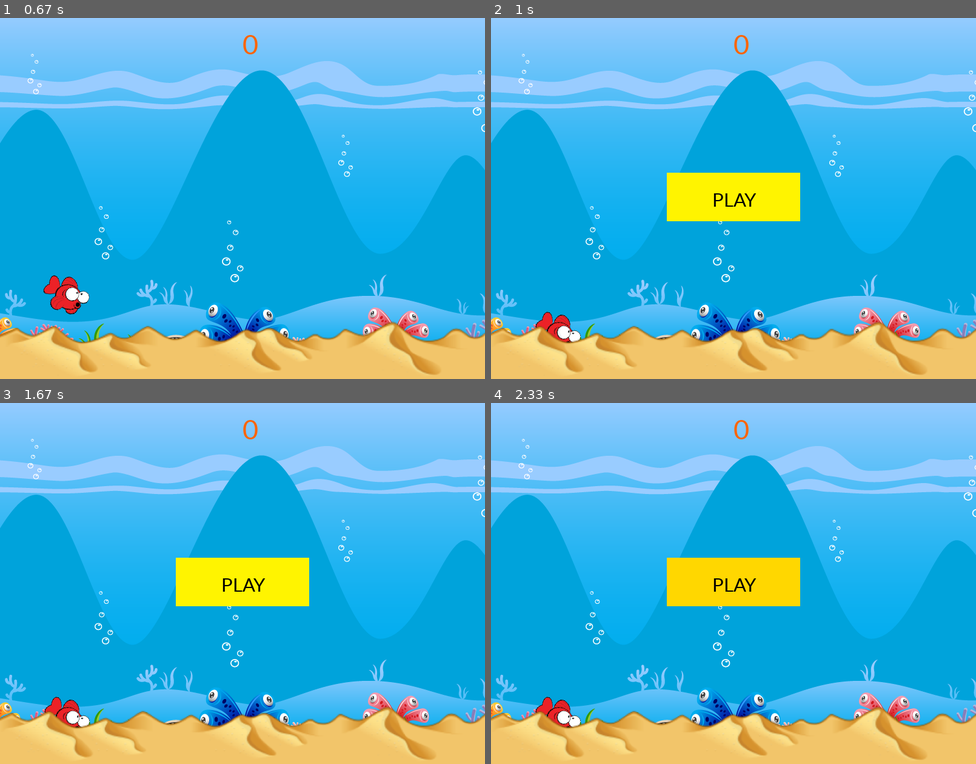
Above: before the commit, frames 1-4 (two rows, left to right).
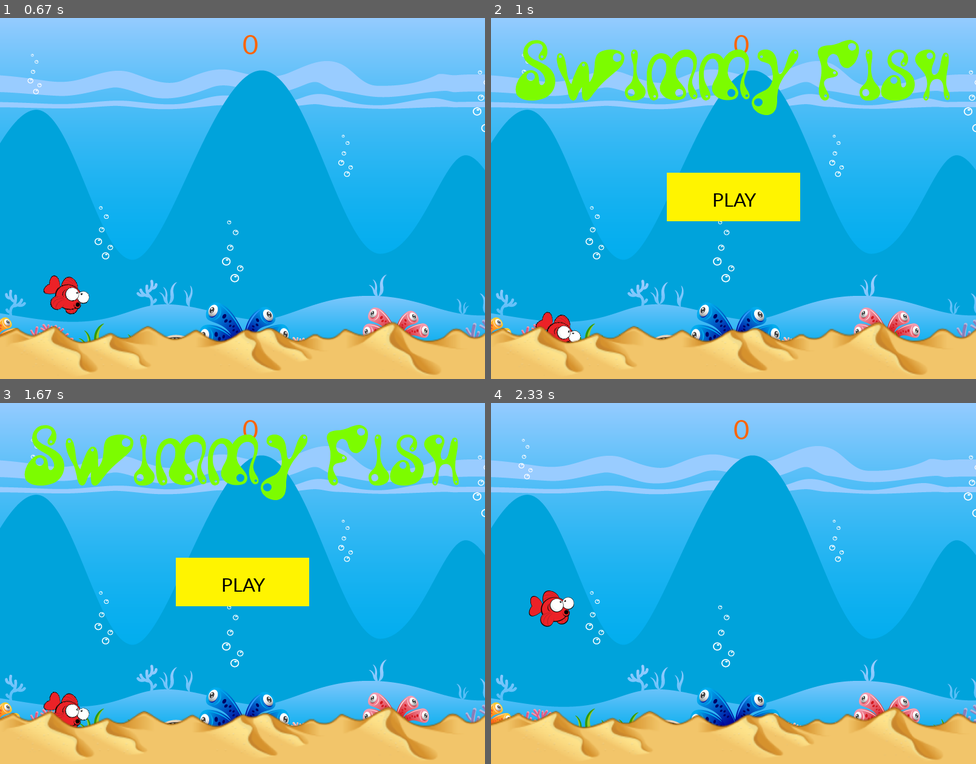
Above: after the commit, the same moments.

Repository: okandiah/Project
Game: pygame game, started from FlappyFish.py
Two runs of this game, one before a commit and one after it. Both use one fixed random seed, a clock stepped at 60 frames per second and the inputs below.
Inputs (mouse positions are in pixels of both pictures, inside the frame that each line leads up to):
- Up to frame 1 (0.67 s): click (242, 198) at 0.38 s
- Up to frame 2 (1 s): click (617, 198) at 0.72 s
- Up to frame 3 (1.67 s): click "PLAY" at 1.05 s; click (300, 612) at 1.38 s
- Up to frame 4 (2.33 s): click "PLAY" at 2.22 s

Frame 1 is identical in both runs. In frame 2, 6.0% of the frame differs, in the area x 5-95%, y 6-27%; in frame 3, 7.3%; in frame 4, 9.6%, in the area x 0-100%, y 42-99%.

Commit message:
replayfixed

Diff:
--- a/FlappyFish.py
+++ b/FlappyFish.py
@@ -123,6 +123,21 @@
 
 fishy_group.add(swimmy)
 
+def reset_game():
+    global swimming, game_over, last_obstacle, pass_obstacle, score, fishy_group, obstacle_group
+
+    swimming = False
+    game_over = False
+    last_obstacle = pygame.time.get_ticks() - obstacle_frequency
+    pass_obstacle = False
+    score = 0
+
+    # Clear existing sprite groups and recreate the fishy sprite
+    fishy_group.empty()
+    obstacle_group.empty()
+    swimmy = Fishy(100, height/2)
+    fishy_group.add(swimmy)
+
 ###############################################################################################
 # Function Name        : play_screen()
 # Function Parameter   : None
@@ -167,17 +182,22 @@
         # Look for collisions
         if pygame.sprite.groupcollide(fishy_group, obstacle_group, False, True) or swimmy.rect.top<0:
             game_over = True
+            reset_game()
+            main_screen()
         # Has fish hit top
         if fishy_group.sprites()[0].rect.top <=-30:
             fishy_group.sprites()[0].rect.bottom = height
             game_over = True
+            reset_game()
+            main_screen()
         # Has fish hit ground
         if fishy_group.sprites()[0].rect.bottom < (height - 75):
             fishy_group.sprites()[0].rect.y += int(fishy_group.sprites()[0].vel)
         else:
             fishy_group.sprites()[0].rect.bottom = height
             game_over = True
-
+            reset_game()
+            main_screen()
 
         if pygame.mouse.get_pressed()[0] == 1 and swimmy.clicked==False:
             fishy_group.sprites()[0].clicked = True
